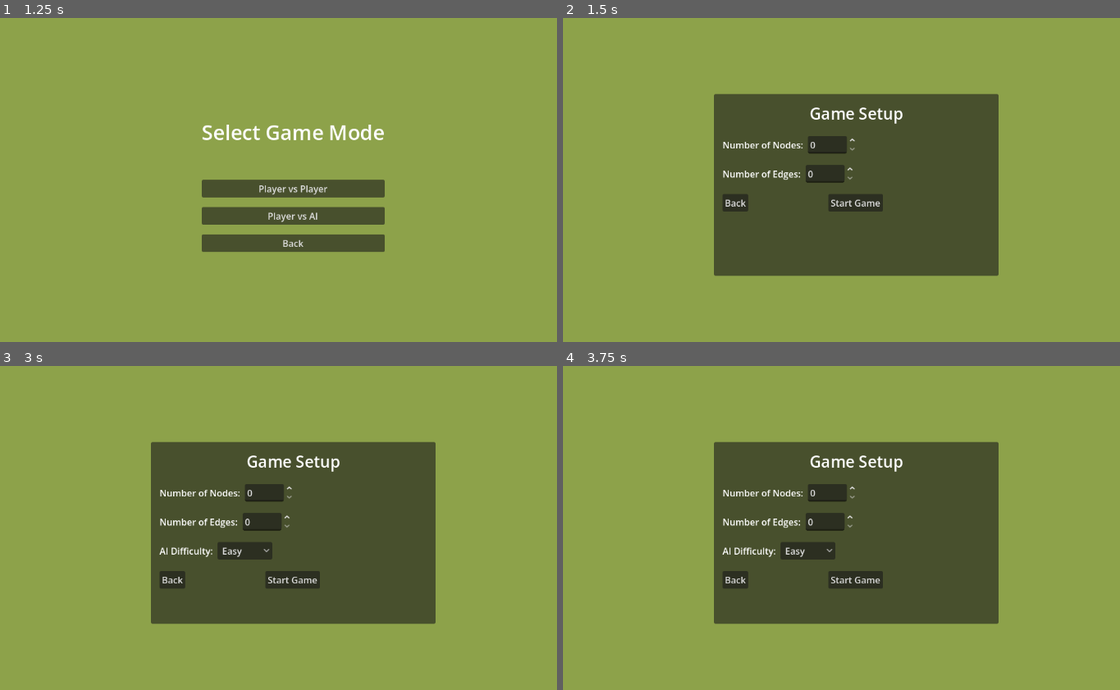
Above: before the commit, frames 1-4 (two rows, left to right).
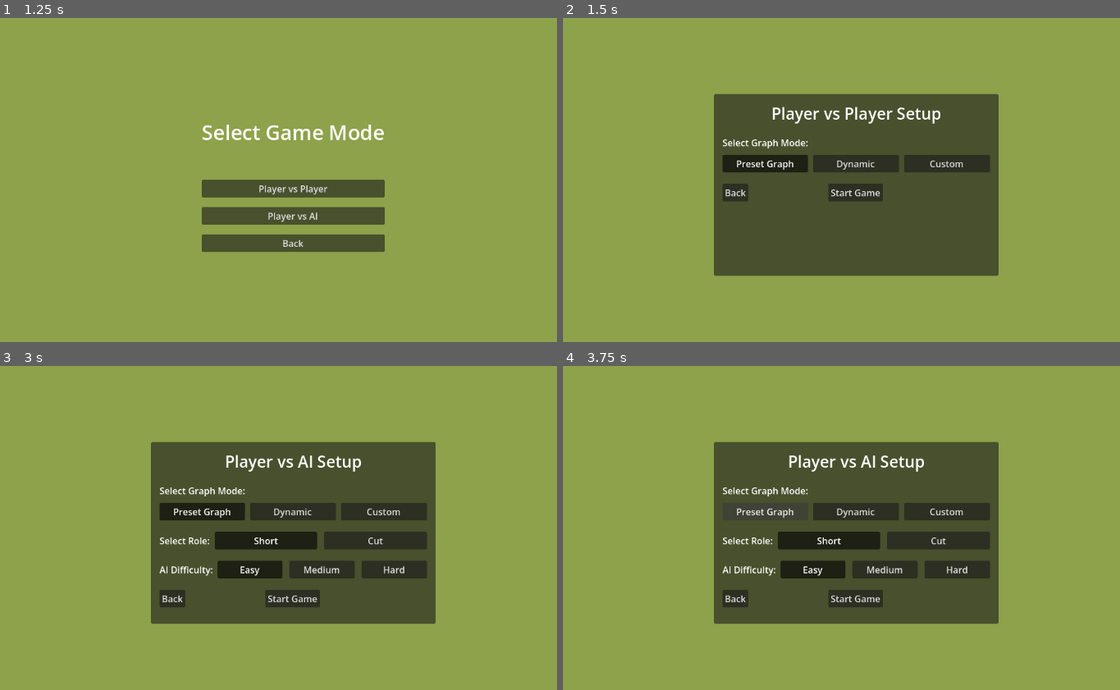
Above: after the commit, the same moments.

Repository: harv-sudo/Shannon-Switching-Game
Game: Godot game, scene res://scenes/mainMenu.tscn
Same seed, same stepped clock (60 frames per second), same inputs: the game is played once before the commit and once after it.
Inputs (mouse positions are in pixels of both pictures, inside the frame that each line leads up to):
- Up to frame 1 (1.25 s): click "Start" at 0.5 s
- Up to frame 2 (1.5 s): click "Player vs Player" at 1.25 s
- Up to frame 3 (3 s): click "Back" at 2 s; click "Player vs AI" at 2.75 s
- Up to frame 4 (3.75 s): click (763, 511) at 3.5 s, where only the run after the commit has a clickable "Preset Graph"

Frame 1 is identical in both runs. In frame 2, 4.9% of the frame differs, in the area x 28-77%, y 27-60%; in frame 3, 9.2%, in the area x 28-77%, y 27-75%; in frame 4, 8.5%.

Commit message:
Create single dynamic game setup screen and fix Restart button during game

Diff:
--- a/scenes/gameSetup.tscn
+++ b/scenes/gameSetup.tscn
@@ -40,25 +40,103 @@
 text = "Game Setup"
 horizontal_alignment = 1
 
-[node name="NodesRow" type="HBoxContainer" parent="CenterContainer/PanelContainer/MarginContainer/VBoxContainer" unique_id=1964581317]
+[node name="GraphMode" type="VBoxContainer" parent="CenterContainer/PanelContainer/MarginContainer/VBoxContainer" unique_id=152418441]
+layout_mode = 2
+theme_override_constants/separation = 10
+
+[node name="GraphLabel" type="Label" parent="CenterContainer/PanelContainer/MarginContainer/VBoxContainer/GraphMode" unique_id=1228832145]
+layout_mode = 2
+text = "Select Graph Mode:"
+
+[node name="ButtonContainer" type="HBoxContainer" parent="CenterContainer/PanelContainer/MarginContainer/VBoxContainer/GraphMode" unique_id=630712938]
+layout_mode = 2
+size_flags_horizontal = 3
+theme_override_constants/separation = 9
+
+[node name="PresetButton" type="Button" parent="CenterContainer/PanelContainer/MarginContainer/VBoxContainer/GraphMode/ButtonContainer" unique_id=1947984832]
+layout_mode = 2
+size_flags_horizontal = 3
+tooltip_text = "Select a random graph from a set of prebuilt graphs."
+toggle_mode = true
+button_pressed = true
+text = "Preset Graph"
+
+[node name="DynamicButton" type="Button" parent="CenterContainer/PanelContainer/MarginContainer/VBoxContainer/GraphMode/ButtonContainer" unique_id=393716292]
+layout_mode = 2
+size_flags_horizontal = 3
+tooltip_text = "Dynamically generate a graph with a random number of points and edges."
+toggle_mode = true
+text = "Dynamic"
+
+[node name="CustomButton" type="Button" parent="CenterContainer/PanelContainer/MarginContainer/VBoxContainer/GraphMode/ButtonContainer" unique_id=1499438439]
+layout_mode = 2
+size_flags_horizontal = 3
+tooltip_text = "Customise your own graph by placing your own points and edges."
+toggle_mode = true
+text = "Custom"
+
+[node name="AISettings" type="VBoxContainer" parent="CenterContainer/PanelContainer/MarginContainer/VBoxContainer" unique_id=1611643195]
+layout_mode = 2
+theme_override_constants/separation = 20
+
+[node name="RoleRow" type="HBoxContainer" parent="CenterContainer/PanelContainer/MarginContainer/VBoxContainer/AISettings" unique_id=1013946248]
+layout_mode = 2
+theme_override_constants/separation = 4
+
+[node name="RoleLabel" type="Label" parent="CenterContainer/PanelContainer/MarginContainer/VBoxContainer/AISettings/RoleRow" unique_id=720575061]
+layout_mode = 2
+text = "Select Role: "
+
+[node name="RoleButtons" type="HBoxContainer" parent="CenterContainer/PanelContainer/MarginContainer/VBoxContainer/AISettings/RoleRow" unique_id=846912598]
+layout_mode = 2
+size_flags_horizontal = 3
+theme_override_constants/separation = 12
+
+[node name="ShortButton" type="Button" parent="CenterContainer/PanelContainer/MarginContainer/VBoxContainer/AISettings/RoleRow/RoleButtons" unique_id=11884026]
+layout_mode = 2
+size_flags_horizontal = 3
+tooltip_text = "Build a path from the start to the end."
+toggle_mode = true
+button_pressed = true
+text = "Short"
+
+[node name="CutButton" type="Button" parent="CenterContainer/PanelContainer/MarginContainer/VBoxContainer/AISettings/RoleRow/RoleButtons" unique_id=1314496122]
+layout_mode = 2
+size_flags_horizontal = 3
+tooltip_text = "Remove edges to prevent a path from being built from the start to the end."
+toggle_mode = true
+text = "Cut"
+
+[node name="DifficultyRow" type="HBoxContainer" parent="CenterContainer/PanelContainer/MarginContainer/VBoxContainer/AISettings" unique_id=206853705]
 layout_mode = 2
 
-[node name="NodesLabel" type="Label" parent="CenterContainer/PanelContainer/MarginContainer/VBoxContainer/NodesRow" unique_id=561775710]
+[node name="DifficultyLabel" type="Label" parent="CenterContainer/PanelContainer/MarginContainer/VBoxContainer/AISettings/DifficultyRow" unique_id=1779783544]
 layout_mode = 2
-text = "Number of Nodes: "
+text = "AI Difficulty: "
 
-[node name="NodesSpinBox" type="SpinBox" parent="CenterContainer/PanelContainer/MarginContainer/VBoxContainer/NodesRow" unique_id=1464911728]
+[node name="RoleButtons" type="HBoxContainer" parent="CenterContainer/PanelContainer/MarginContainer/VBoxContainer/AISettings/DifficultyRow" unique_id=414263863]
 layout_mode = 2
+size_flags_horizontal = 3
+theme_override_constants/separation = 12
 
-[node name="EdgesRow" type="HBoxContainer" parent="CenterContainer/PanelContainer/MarginContainer/VBoxContainer" unique_id=1671500886]
+[node name="EasyAIButton" type="Button" parent="CenterContainer/PanelContainer/MarginContainer/VBoxContainer/AISettings/DifficultyRow/RoleButtons" unique_id=1450308581]
 layout_mode = 2
+size_flags_horizontal = 3
+toggle_mode = true
+button_pressed = true
+text = "Easy"
 
-[node name="EdgesLabel" type="Label" parent="CenterContainer/PanelContainer/MarginContainer/VBoxContainer/EdgesRow" unique_id=1832150015]
+[node name="MediumAIButton" type="Button" parent="CenterContainer/PanelContainer/MarginContainer/VBoxContainer/AISettings/DifficultyRow/RoleButtons" unique_id=874585503]
 layout_mode = 2
-text = "Number of Edges: "
+size_flags_horizontal = 3
+toggle_mode = true
+text = "Medium"
 
-[node name="SpinBox" type="SpinBox" parent="CenterContainer/PanelContainer/MarginContainer/VBoxContainer/EdgesRow" unique_id=20231730]
+[node name="HardAIButton" type="Button" parent="CenterContainer/PanelContainer/MarginContainer/VBoxContainer/AISettings/DifficultyRow/RoleButtons" unique_id=1581637845]
 layout_mode = 2
+size_flags_horizontal = 3
+toggle_mode = true
+text = "Hard"
 
 [node name="ButtonsRow" type="HBoxContainer" parent="CenterContainer/PanelContainer/MarginContainer/VBoxContainer" unique_id=859534166]
 layout_mode = 2
--- a/scenes/gameSetupAI.tscn
+++ b/scenes/gameSetupAI.tscn
@@ -40,25 +40,31 @@
 text = "Game Setup"
 horizontal_alignment = 1
 
-[node name="NodesRow" type="HBoxContainer" parent="CenterContainer/PanelContainer/MarginContainer/VBoxContainer" unique_id=1964581317]
+[node name="RoleRow" type="HBoxContainer" parent="CenterContainer/PanelContainer/MarginContainer/VBoxContainer" unique_id=853388767]
 layout_mode = 2
+theme_override_constants/separation = 4
 
-[node name="NodesLabel" type="Label" parent="CenterContainer/PanelContainer/MarginContainer/VBoxContainer/NodesRow" unique_id=561775710]
+[node name="RoleLabel" type="Label" parent="CenterContainer/PanelContainer/MarginContainer/VBoxContainer/RoleRow" unique_id=287726638]
 layout_mode = 2
-text = "Number of Nodes: "
+text = "Select Role: "
 
-[node name="NodesSpinBox" type="SpinBox" parent="CenterContainer/PanelContainer/MarginContainer/VBoxContainer/NodesRow" unique_id=1464911728]
+[node name="RoleButtons" type="HBoxContainer" parent="CenterContainer/PanelContainer/MarginContainer/VBoxContainer/RoleRow" unique_id=489224211]
 layout_mode = 2
+size_flags_horizontal = 3
+theme_override_constants/separation = 12
 
-[node name="EdgesRow" type="HBoxContainer" parent="CenterContainer/PanelContainer/MarginContainer/VBoxContainer" unique_id=1671500886]
+[node name="ShortButton" type="Button" parent="CenterContainer/PanelContainer/MarginContainer/VBoxContainer/RoleRow/RoleButtons" unique_id=1956782518]
 layout_mode = 2
+size_flags_horizontal = 3
+toggle_mode = true
+button_pressed = true
+text = "Short"
 
-[node name="EdgesLabel" type="Label" parent="CenterContainer/PanelContainer/MarginContainer/VBoxContainer/EdgesRow" unique_id=1832150015]
+[node name="CutButton" type="Button" parent="CenterContainer/PanelContainer/MarginContainer/VBoxContainer/RoleRow/RoleButtons" unique_id=1457243728]
 layout_mode = 2
-text = "Number of Edges: "
-
-[node name="SpinBox" type="SpinBox" parent="CenterContainer/PanelContainer/MarginContainer/VBoxContainer/EdgesRow" unique_id=20231730]
-layout_mode = 2
+size_flags_horizontal = 3
+toggle_mode = true
+text = "Cut"
 
 [node name="DifficultyRow" type="HBoxContainer" parent="CenterContainer/PanelContainer/MarginContainer/VBoxContainer" unique_id=1785452102]
 layout_mode = 2
--- a/scripts/globalVariables.gd
+++ b/scripts/globalVariables.gd
@@ -11,6 +11,9 @@
 enum GameType { SHANNON = 0, GALE = 1}
 var currentPlayer = Player.P1
 var currentGameMode = GameType.SHANNON
+
+enum GameMode { PVP, PVAI }
+var selected_game_mode = GameMode.PVP
 
 var presetPoints = {
 	0:[
--- a/scripts/ui/gameMode.gd
+++ b/scripts/ui/gameMode.gd
@@ -17,10 +17,14 @@
 
 
 func _on_pvp_button_pressed() -> void:
+	GlobalVariables.selected_game_mode = GlobalVariables.GameMode.PVP
+	print("Selected mode: ", GlobalVariables.selected_game_mode)
 	get_tree().change_scene_to_file("res://scenes/gameSetup.tscn")
 
 func _on_pvai_button_pressed() -> void:
-	get_tree().change_scene_to_file("res://scenes/gameSetupAI.tscn")
+	GlobalVariables.selected_game_mode = GlobalVariables.GameMode.PVAI
+	print("Selected mode: ", GlobalVariables.selected_game_mode)
+	get_tree().change_scene_to_file("res://scenes/gameSetup.tscn")
 
 # Called every frame. 'delta' is the elapsed time since the previous frame.
 func _process(delta: float) -> void:
--- a/scripts/ui/gameSetup.gd
+++ b/scripts/ui/gameSetup.gd
@@ -2,13 +2,83 @@
 
 @onready var back_button: Button = $CenterContainer/PanelContainer/MarginContainer/VBoxContainer/ButtonsRow/BackButton
 @onready var start_game_button: Button = $CenterContainer/PanelContainer/MarginContainer/VBoxContainer/ButtonsRow/StartGameButton
+@onready var short_button: Button = $CenterContainer/PanelContainer/MarginContainer/VBoxContainer/AISettings/RoleRow/RoleButtons/ShortButton
+@onready var cut_button: Button = $CenterContainer/PanelContainer/MarginContainer/VBoxContainer/AISettings/RoleRow/RoleButtons/CutButton
+@onready var title_label: Label = $CenterContainer/PanelContainer/MarginContainer/VBoxContainer/TitleLabel
+@onready var ai_settings: VBoxContainer = $CenterContainer/PanelContainer/MarginContainer/VBoxContainer/AISettings
+@onready var preset_button: Button = $CenterContainer/PanelContainer/MarginContainer/VBoxContainer/GraphMode/ButtonContainer/PresetButton
+@onready var dynamic_button: Button = $CenterContainer/PanelContainer/MarginContainer/VBoxContainer/GraphMode/ButtonContainer/DynamicButton
+@onready var custom_button: Button = $CenterContainer/PanelContainer/MarginContainer/VBoxContainer/GraphMode/ButtonContainer/CustomButton
+@onready var easy_ai_button: Button = $CenterContainer/PanelContainer/MarginContainer/VBoxContainer/AISettings/DifficultyRow/RoleButtons/EasyAIButton
+@onready var medium_ai_button: Button = $CenterContainer/PanelContainer/MarginContainer/VBoxContainer/AISettings/DifficultyRow/RoleButtons/MediumAIButton
+@onready var hard_ai_button: Button = $CenterContainer/PanelContainer/MarginContainer/VBoxContainer/AISettings/DifficultyRow/RoleButtons/HardAIButton
+
 
 func _ready() -> void:
+	setup_screen_for_mode()
+
+	preset_button.toggled.connect(_on_preset_button_toggled)
+	dynamic_button.toggled.connect(_on_dynamic_button_toggled)
+	custom_button.toggled.connect(_on_custom_button_toggled)
+
 	back_button.pressed.connect(_on_back_pressed)
 	start_game_button.pressed.connect(_on_start_game_pressed)
+
+func setup_screen_for_mode() -> void:
+	if GlobalVariables.selected_game_mode == GlobalVariables.GameMode.PVP:
+		title_label.text = "Player vs Player Setup"
+		ai_settings.visible = false
+	else:
+		title_label.text = "Player vs AI Setup"
+		ai_settings.visible = true
+
+		easy_ai_button.toggled.connect(_on_easy_ai_button_toggled)
+		medium_ai_button.toggled.connect(_on_medium_ai_button_toggled)
+		hard_ai_button.toggled.connect(_on_hard_ai_button_toggled)
+		short_button.toggled.connect(_on_short_toggled)
+		cut_button.toggled.connect(_on_cut_toggled)
+
+
+func _on_easy_ai_button_toggled(pressed: bool) -> void:
+	if pressed:
+		medium_ai_button.button_pressed = false
+		hard_ai_button.button_pressed = false
+
+func _on_medium_ai_button_toggled(pressed: bool) -> void:
+	if pressed:
+		easy_ai_button.button_pressed = false
+		hard_ai_button.button_pressed = false
+
+func _on_hard_ai_button_toggled(pressed: bool) -> void:
+	if pressed:
+		medium_ai_button.button_pressed = false
+		easy_ai_button.button_pressed = false
+
+func _on_short_toggled(pressed: bool) -> void:
+	if pressed:
+		cut_button.button_pressed = false
+
+func _on_cut_toggled(pressed: bool) -> void:
+	if pressed:
+		short_button.button_pressed = false
+
+func _on_preset_button_toggled(pressed: bool) -> void:
+	if pressed:
+		dynamic_button.button_pressed = false
+		custom_button.button_pressed = false
+
+func _on_dynamic_button_toggled(pressed: bool) -> void:
+	if pressed:
+		preset_button.button_pressed = false
+		custom_button.button_pressed = false
+
+func _on_custom_button_toggled(pressed: bool) -> void:
+	if pressed:
+		preset_button.button_pressed = false
+		dynamic_button.button_pressed = false
 
 func _on_back_pressed() -> void:
 	get_tree().change_scene_to_file("res://scenes/gameMode.tscn")
 
 func _on_start_game_pressed() -> void:
-	get_tree().change_scene_to_file("res://shannonBoard.tscn")
+	get_tree().change_scene_to_file("res://testingScene.tscn")
--- a/scripts/ui/gameSetupAI.gd
+++ /dev/null
@@ -1,19 +0,0 @@
-extends Control
-
-@onready var difficulty_option_button: OptionButton = $CenterContainer/PanelContainer/MarginContainer/VBoxContainer/DifficultyRow/DifficultyOptionButton
-@onready var back_button: Button = $CenterContainer/PanelContainer/MarginContainer/VBoxContainer/ButtonsRow/BackButton
-@onready var start_game_button: Button = $CenterContainer/PanelContainer/MarginContainer/VBoxContainer/ButtonsRow/StartGameButton
-
-func _ready() -> void:
-	difficulty_option_button.add_item("Easy")
-	difficulty_option_button.add_item("Medium")
-	difficulty_option_button.add_item("Hard")
-
-	back_button.pressed.connect(_on_back_pressed)
-	start_game_button.pressed.connect(_on_start_game_pressed)
-
-func _on_back_pressed() -> void:
-	get_tree().change_scene_to_file("res://scenes/gameMode.tscn")
-
-func _on_start_game_pressed() -> void:
-	get_tree().change_scene_to_file("res://shannonBoard.tscn")
--- a/scripts/ui/hud.gd
+++ b/scripts/ui/hud.gd
@@ -18,5 +18,5 @@
 		turn_label.text = "Current Turn: Player 2"
 
 func _on_restart_button_pressed():
-	GlobalVariables.currentPlayer = GlobalVariables.Player.P1
+	GlobalVariables.reset()
 	get_tree().reload_current_scene()
--- /dev/null
+++ b/testingScene.tscn
@@ -0,0 +1,11 @@
+[gd_scene format=3 uid="uid://cv0uvgx7bc6y4"]
+
+[ext_resource type="Script" uid="uid://df235a5857rg" path="res://scripts/gameManager.gd" id="1_thb6t"]
+[ext_resource type="PackedScene" uid="uid://bpoq46xddnv4o" path="res://scenes/hud.tscn" id="2_1dc3p"]
+
+[node name="Node2D" type="Node2D" unique_id=37993366]
+script = ExtResource("1_thb6t")
+
+[node name="CanvasLayer" type="CanvasLayer" parent="." unique_id=1381510366]
+
+[node name="Hud" parent="CanvasLayer" unique_id=1043753000 instance=ExtResource("2_1dc3p")]
Not shown, removed: scripts/ui/gameSetupAI.gd.uid
